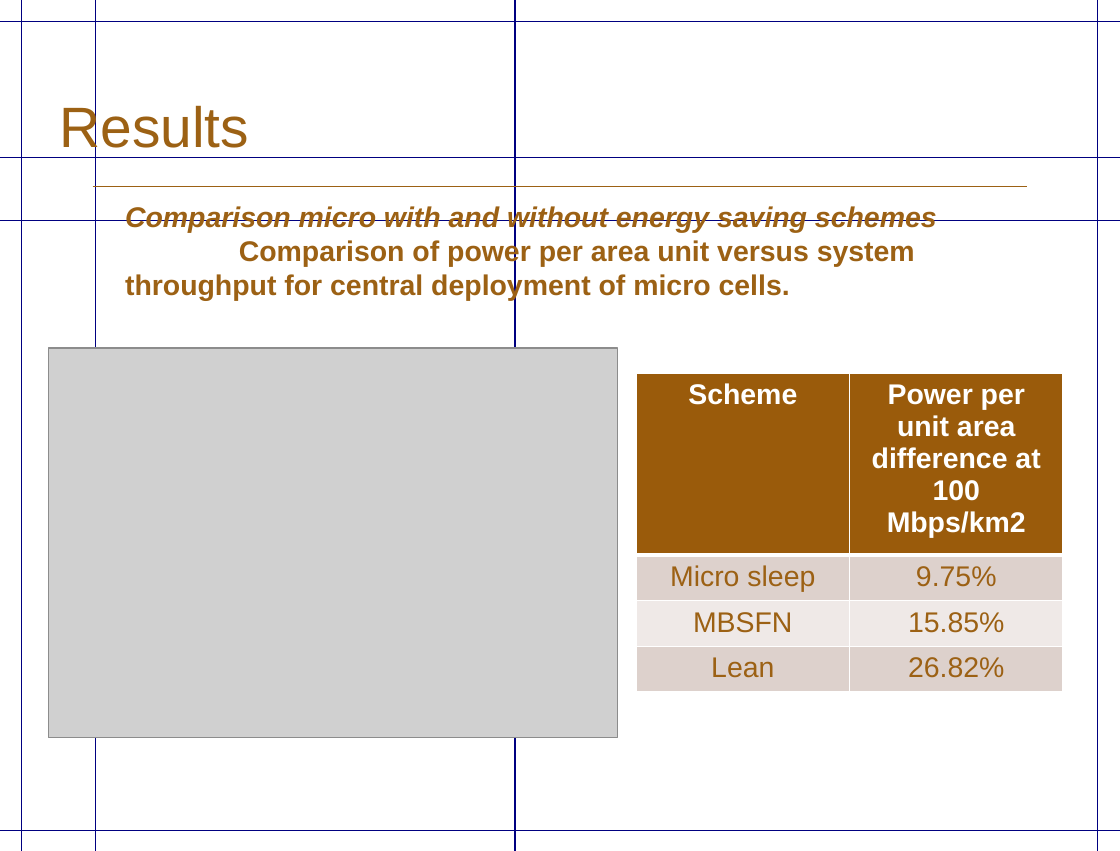
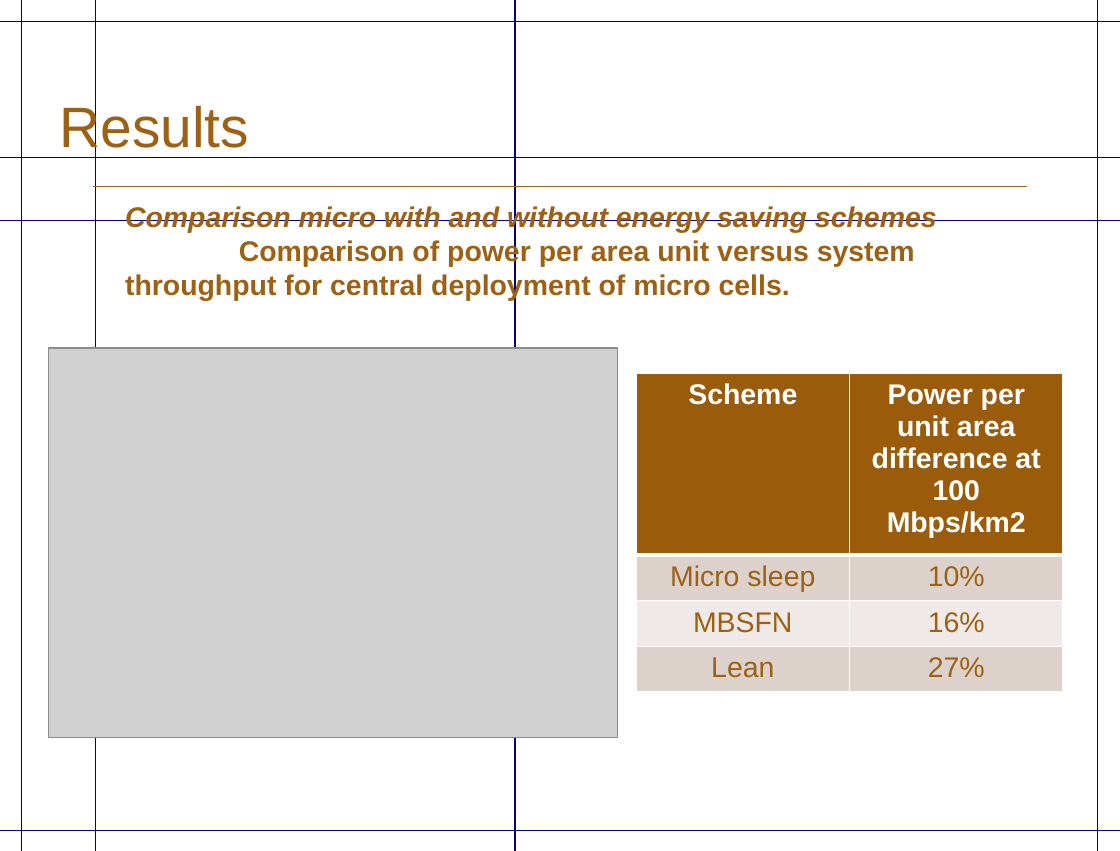
Before and after one commit to sharmakoustubh/Thesis, a slide deck: slide 24 of PresentationKoustubh_version1.pptx (slide 26 before the commit). Drawn at 1120x851 pixels with LibreOffice and Linux fonts; fonts in the diff are those of the drawing; grey boxes stand for pictures; background and template pictures are left out. Boxes give left, top, right and bottom in pixels: in the first picture for what was removed or moved away, otherwise in the second. Text is boxed around its words. In the diff, an @@ line names an element or a change of style, - is before the commit and + after.

```diff
--- a/PresentationKoustubh_version1.pptx
+++ b/PresentationKoustubh_version1.pptx
@@ table at [636,373,1064,692] @@
-row 2, column 2: 9.75%
+row 2, column 2: 10%
-row 3, column 2: 15.85%
+row 3, column 2: 16%
-row 4, column 2: 26.82%
+row 4, column 2: 27%
```
Also in this commit, not shown: 6 other slides changed, 1 slide added, 1 other file.
